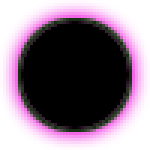
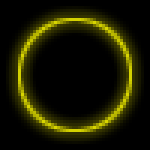
Layer changes from the first (150, 150) image to the second:
added group "Worm" with 2 layers above "Triangle" over [18, 18, 132, 132]
added layer "Head" in group "Worm" over [18, 18, 132, 132]
hid group "Black Hole" (1 layers) over [18, 18, 132, 132]
showed "Background" over [0, 0, 150, 150]
